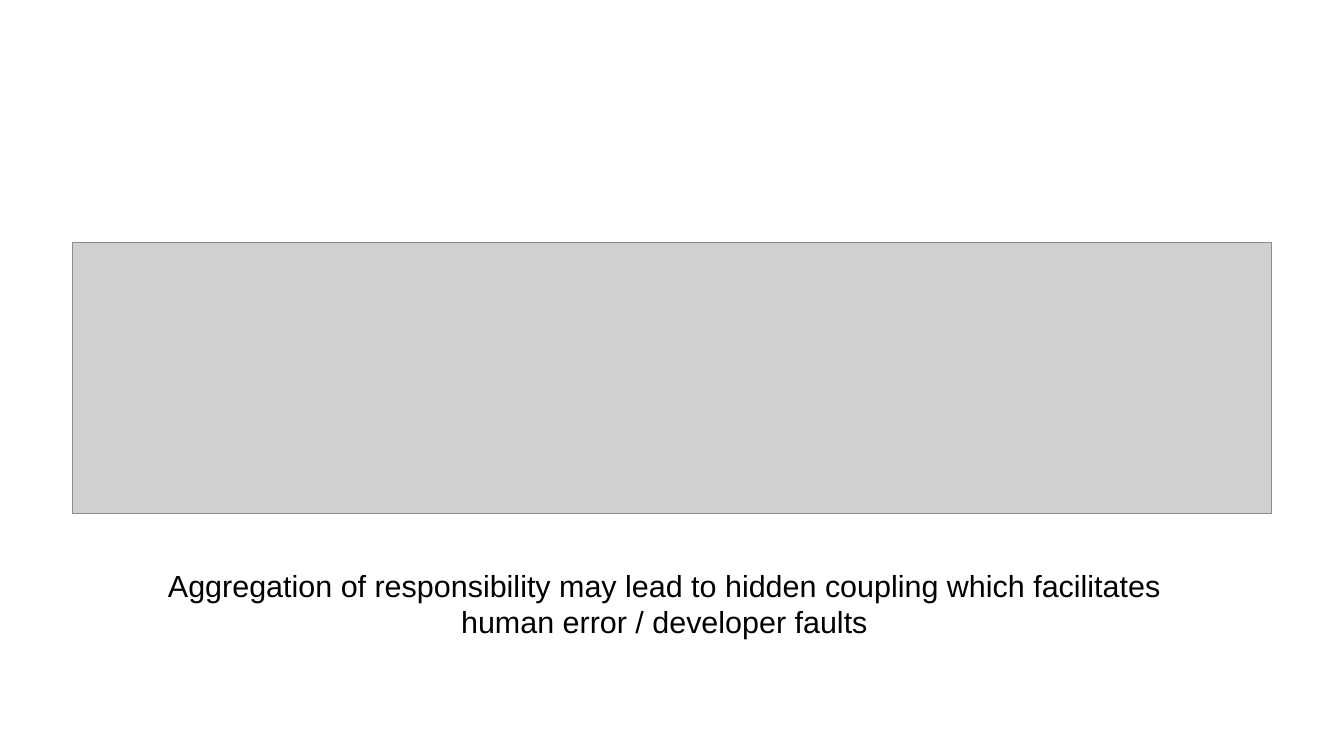
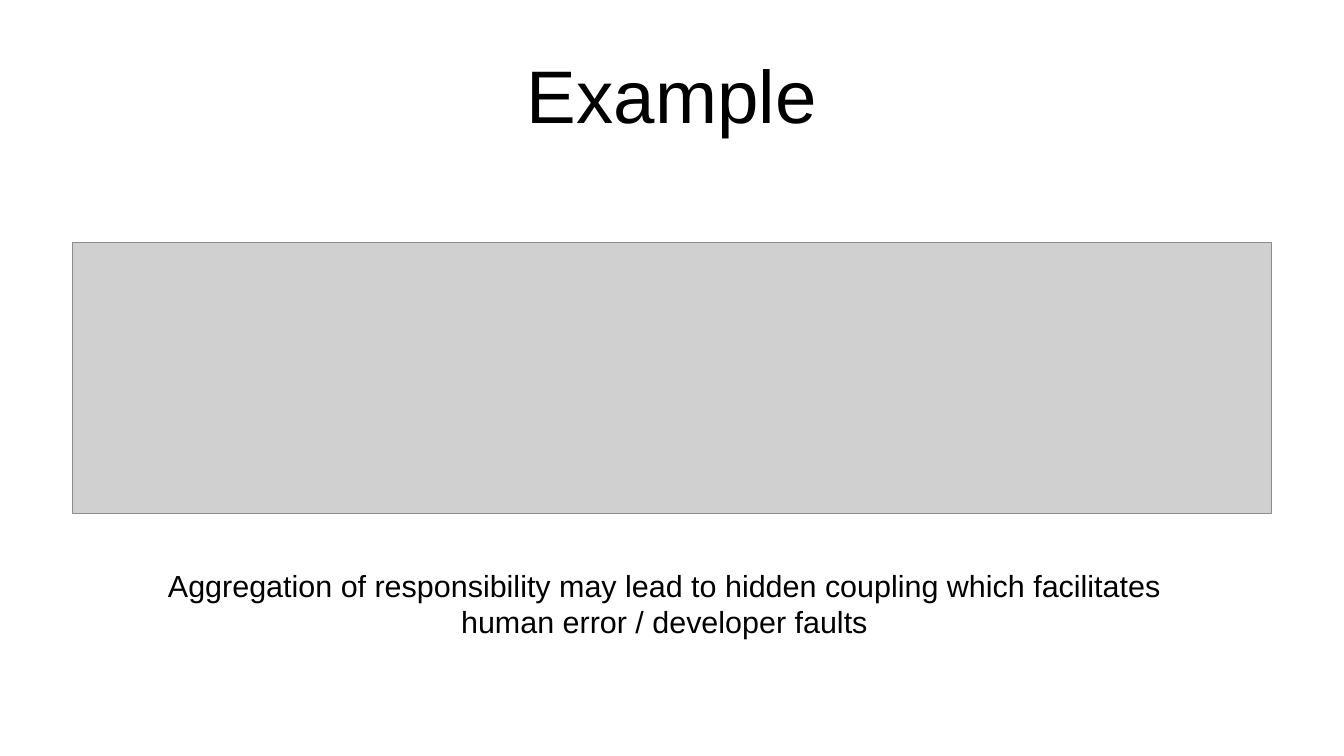
Before and after one commit to maxmeffert/SOLID, a slide deck: slide 9 of TheSofSOLID/TheSofSOLID.odp. Drawn at 1344x756 pixels with LibreOffice and Linux fonts; fonts in the diff are those of the drawing; grey boxes stand for pictures. Boxes give left, top, right and bottom in pixels: in the first picture for what was removed or moved away, otherwise in the second. Text is boxed around its words. In the diff, an @@ line names an element or a change of style, - is before the commit and + after.

Commit message:
added some slide titles and a references slide

```diff
--- a/TheSofSOLID/TheSofSOLID.odp
+++ b/TheSofSOLID/TheSofSOLID.odp
@@ title added at [527,69,817,137], 44 pt, text #000000 @@
+Example
```
Also in this commit, not shown: 3 other slides changed, 8 slides added, 7 slides removed, 1 other file.
